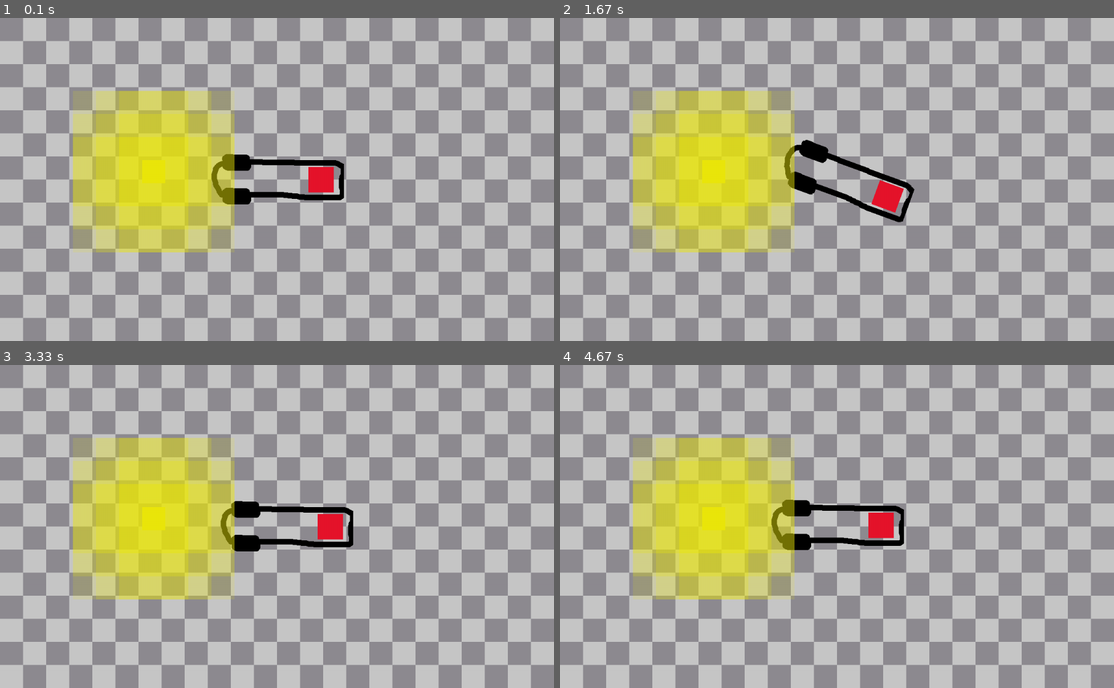
Above: before the commit, frames 1-4 (two rows, left to right).
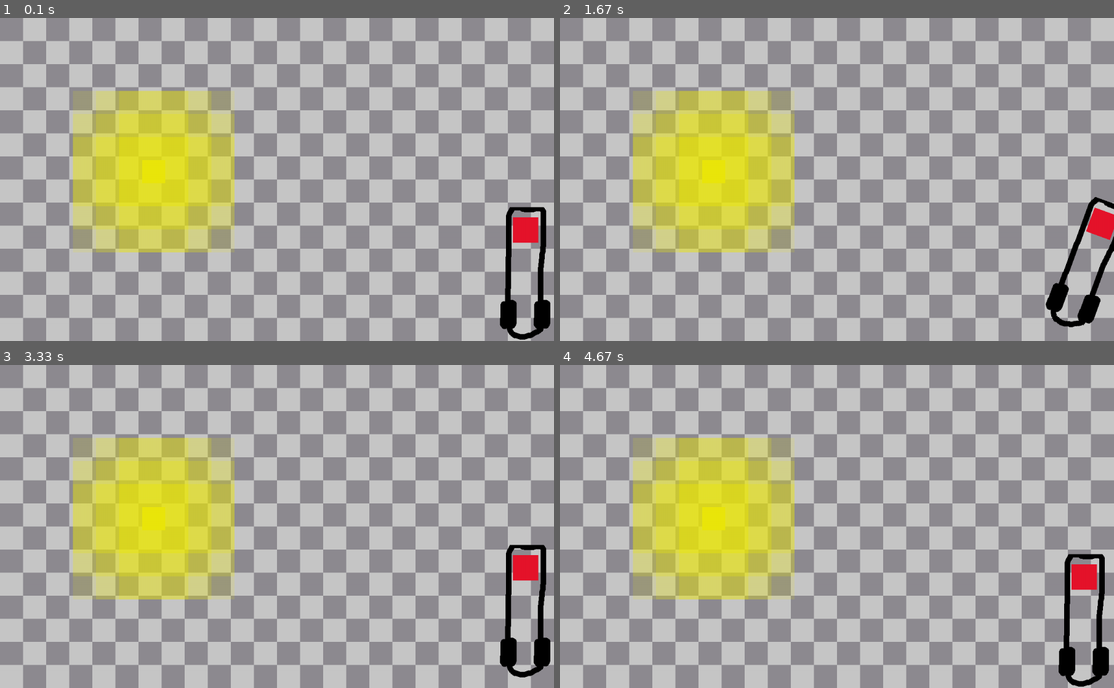
Above: after the commit, the same moments.

Repository: srchd/braitenberg
Game: pygame game, started from main.py
Two runs of this game, one before a commit and one after it. Both use one fixed random seed, a clock stepped at 60 frames per second and the inputs below.
Inputs:
- Up to frame 1 (0.1 s): no input
- Up to frame 2 (1.67 s): hold D 0.33-0.8 s; hold W 0.83-1.13 s; hold D 1.17-1.63 s
- Up to frame 3 (3.33 s): hold A 1.67-2.2 s; hold S 2.23-2.53 s; hold A 2.57-2.97 s; hold W from 3 s (still down)
- Up to frame 4 (4.67 s): release W at 3.37 s; hold D 3.4-4.03 s; hold S 4.07-4.43 s; hold A from 4.47 s (still down)

The runs differ from the first frame. In frame 1, 3.4% of the frame differs, in the area x 38-100%, y 42-100%; in frame 2, 3.3%; in frame 3, 3.4%, in the area x 39-100%, y 42-97%; in frame 4, 3.4%.

Commit message:
Cleanup and some clean code refactoring.

Diff:
--- a/lib/objects/__init__.py
+++ b/lib/objects/__init__.py
@@ -1 +1,3 @@
-__all__ = ['Car']
+__all__ = ['Car',
+           'Controller',
+           'LightSource']
--- a/lib/objects/car.py
+++ b/lib/objects/car.py
@@ -6,13 +6,30 @@
 
 
 class Car(DrawableObject):
-    def __init__(self, x, y, img_path, surface: pygame.Surface) -> None:
+    def __init__(self, x: int, y: int, img_path: str) -> None:
+        """
+        Initializes the Car class.
+        Calls the parent 'DrawableObject' constructor.
+        Sets the X and Y position, so the car starts at the bottom right corner.
+
+        Parameters:
+            x (int): X position of the object.
+            y (int): Y position of the object.
+            img_path (str): The path to the image which represents the object.
+        """
         super().__init__(x, y, img_path)
 
-        self.x = surface.get_width() / 2 # - self.img.get_height() / 2
-        self.y = surface.get_height() / 2 # - self.img.get_width() / 2
+        self.x -= self.img.get_height() / 2
+        self.y -= self.img.get_width() / 2
+        self.rotation = 90
 
-    def draw(self, surface: pygame.Surface):
+    def draw(self, surface: pygame.Surface) -> None:
+        """
+        Draws the car
+
+        Parameters:
+            surface (pygame.Surface): The surface where the car should be drawn.
+        """
         rotated_img = pygame.transform.rotate(self.img, self.rotation)
 
         new_rect = rotated_img.get_rect()
@@ -21,6 +38,18 @@
 
         surface.blit(rotated_img, new_rect)
 
-    def move(self, vel):
+        return
+
+    def move(self, vel: int) -> None:
+        """
+        Moves the car.
+
+        Parameters:
+            vel (int): The unit (in pixel) the car goes forward/backward.
+                        If the value is > 0, the car goes backwards.
+                        If the value is < 0, the car goes forwards.
+        """
         self.x += vel * math.cos(math.radians(self.rotation + 180))
         self.y -= vel * math.sin(math.radians(self.rotation + 180))
+
+        return
--- a/lib/objects/controller.py
+++ b/lib/objects/controller.py
@@ -5,11 +5,30 @@
 
 class Controller(DrawableObject):
     def __init__(self, x, y, img_path) -> None:
+        """
+        Initializes the Controller class.
+        Calls the parent 'DrawableObject' constructor.
+
+        Parameters:
+            x (int): X position of the object.
+            y (int): Y position of the object.
+            img_path (str): The path to the image which represents the object.
+        """
         super().__init__(x, y, img_path)
 
     def draw(self, car: Car) -> None:
+        """
+        Draws the Controller.
+
+        Parameters:
+            car (Car): The car where the Controller is drawn.
+        """
         new_rect = self.img.get_rect()
+
+        # "Randomly" selected positions related to the car
         new_rect.centerx = 240
         new_rect.centery = 62
 
         car.img.blit(self.img, new_rect)
+
+        return
--- a/lib/objects/drawable_object.py
+++ b/lib/objects/drawable_object.py
@@ -1,11 +1,18 @@
 import pygame
-from abc import ABC
 
 class DrawableObject:
     """
     Parent class of all drawable objects
     """
-    def __init__(self, x, y, img_path) -> None:
+    def __init__(self, x: int, y: int, img_path: str) -> None:
+        """
+        Initializes the DrawableObject class.
+
+        Parameters:
+            x (int): X position of the object.
+            y (int): Y position of the object.
+            img_path (str): The path to the image which represents the object.
+        """
         self.x = x
         self.y = y
         self.img_path = img_path
@@ -14,9 +21,18 @@
         self._load_object_image()
 
     def _load_object_image(self) -> None:
+        """Loads the image and saves it as a pygame object."""
         self.img = pygame.image.load(self.img_path)
 
-    def rotate_object(self, rotation) -> None:
+    def rotate_object(self, rotation: int) -> None:
+        """
+        Rotates the object.
+
+        Parameters:
+            rotation (int): The amount the object has to be rotated.
+                            If the value is > 0, rotation is counter-clockwise.
+                            If the value is < 0, the rotation is clockwise.
+        """
         self.rotation += rotation
         if self.rotation > 360:
             self.rotation -= 360
--- a/lib/objects/light_source.py
+++ b/lib/objects/light_source.py
@@ -7,25 +7,39 @@
 
 class LightSource(DrawableObject):
     def __init__(self, x, y, img_path, radius) -> None:
+        """
+        Initializes the LightSource class.
+        Calls the parent 'DrawableObject' constructor.
+        Sets the radius and the alpha-array to create a fading effect.
+
+        Parameters:
+            x (int): X position of the object.
+            y (int): Y position of the object.
+            img_path (str): The path to the image which represents the object.
+        """
         super().__init__(x, y, img_path)
 
         self.radius = radius
+        # size = radius * 2 + 1 -> the length of the rectangle
+        self.alpha_array = create_multi_dimensional_fading_array(self.radius * 2 + 1, 255, 125)
 
-    def draw(self, surface: pygame.Surface, scaling_factor) -> None:
+    def draw(self, surface: pygame.Surface, scaling_factor: float) -> None:
+        """
+        Draws the LightSource.
+
+        Parameters:
+            surface (pygame.Surface): The surface where the LightSource should be drawn.
+            scaling_factor (float): Represents how much should we scale up the image.
+        """
+
+        # Scaling up the image
         image_width = 1.0
         image_height = 1.0
         base_image_width = int(image_width * scaling_factor)
         base_image_height = int(image_height * scaling_factor)
         light_source = pygame.transform.scale(self.img, (base_image_width, base_image_height))
 
-        new_rect = light_source.get_rect()
-        new_rect.centerx = self.x
-        new_rect.centery = self.y
-
-        surface.blit(light_source, new_rect)
-
-        alpha_array = create_multi_dimensional_fading_array(self.radius * 2 + 1, 255, 125)
-
+        # Setting the values for the loop
         start_x = int((self.x - light_source.get_width() / 2) - self.radius * light_source.get_width())
         start_y = int((self.y - light_source.get_height() / 2) - self.radius * light_source.get_height())
 
@@ -34,5 +48,11 @@
 
         for x in range(start_x, end_x, light_source.get_width()):
             for y in range(start_y, end_y, light_source.get_height()):
-                light_source.set_alpha(alpha_array[int((x - start_x) / light_source.get_width()), int((y - start_y) / light_source.get_width())])
+                alpha_x = int((x - start_x) / light_source.get_width())
+                alpha_y = int((y - start_y) / light_source.get_width())
+
+                light_source.set_alpha(self.alpha_array[alpha_x, alpha_y])
+
                 surface.blit(light_source, (x, y))
+
+        return
--- a/lib/pygame_plotter.py
+++ b/lib/pygame_plotter.py
@@ -1,13 +1,24 @@
 import pygame
 
-def draw_checkerboard_background(surface: pygame.Surface, checkerboard_image, scaling_factor):
+def draw_checkerboard_background(surface: pygame.Surface, checkerboard_image: pygame.Surface, scaling_factor: float) -> None:
+    """
+    Draws the checkerboard background from the 2x2 (in pixel) image.
+
+    Parameters:
+        surface (pygame.Surface): The surface where the checkerboard should be drawn.
+        checkerboard_image (pygame.Surface): The loaded image of the background.
+        scaling_factor (float): Represents how much should we scale up the image.
+    """
+
+    # Scaling up the image
     image_width = 2.0
     image_height = 2.0
     base_image_width = int(image_width * scaling_factor)
     base_image_height = int(image_height * scaling_factor)
     checkerboard = pygame.transform.scale(checkerboard_image, (base_image_width, base_image_height))
 
-    # x_start
     for x in range(0, surface.get_width(), checkerboard.get_width()):
         for y in range(0, surface.get_height(), checkerboard.get_height()):
             surface.blit(checkerboard, (x, y))
+
+    return
--- a/lib/utils.py
+++ b/lib/utils.py
@@ -1,6 +1,18 @@
 import numpy as np
 
-def create_multi_dimensional_fading_array(size, center_value, min_value):
+def create_multi_dimensional_fading_array(size: int, center_value: int, min_value: int) -> list:
+    """
+    Creates a 2x2 array, where the center has the max value, and the values are evenly lower 'outwards'.
+
+    Parameters:
+        size (int): The size of the array.
+        center_value (int): Starting value of the fading.
+        min_value (int): Minimum value of the fading.
+
+    Returns:
+        array (list): 2D fading-from-center array
+    """
+
     # Create a 3x3 array with zeros
     array = np.zeros((size, size), dtype=int)
 
@@ -14,44 +26,15 @@
     step_size = (center_value - min_value) / center_position
 
     # Populate the array with evenly spaced values from the center
-    # for i in range(center_position + 1):
-    #     value = int(center_value - i * step_size)
-
-    #     # Update the values in the four quadrants
-    #     array[center_position - i: center_position + i + 1, :] = value
-    #     array[:, center_position - i: center_position + i + 1] = value
-
-
-    # for i in range(center_position + 1):
-    #     value = int(center_value - i * step_size)
-
-    #     # Update the values in the four quadrants
-    #     array[center_position - i: center_position + i + 1, center_position - i: center_position + i + 1] = value
-    #     array[center_position - i: center_position + i + 1, center_position - i: center_position + i + 1] = value
-
-    # for i in range(center_position + 1):
-    #     value = int(center_value - i * step_size)
-    #     array[center_position - i: center_position + i + 1, center_position - i: center_position + i + 1] = value
-
-    # for i in range(center_position):
-    #     array[center_position - i - 1, center_position] = int(center_value - (i + 1) * step_size)  # left
-    #     array[center_position + i + 1, center_position] = int(center_value - (i + 1) * step_size)  # right
-    #     array[center_position, center_position - i - 1] = int(center_value - (i + 1) * step_size)  # up
-    #     array[center_position, center_position + i + 1] = int(center_value - (i + 1) * step_size)  # down
-    #     array[center_position - i - 1, center_position - i - 1] = int(center_value - (i + 1) * step_size)
-    #     array[center_position - i - 1, center_position + i + 1] = int(center_value - (i + 1) * step_size)
-    #     array[center_position + i + 1, center_position - i - 1] = int(center_value - (i + 1) * step_size)
-    #     array[center_position + i + 1, center_position + i + 1] = int(center_value - (i + 1) * step_size)
-
     for x in range(center_position):
         for y in range(center_position):
             array[center_position - x - 1, center_position] = int(center_value - (x + 1) * step_size)  # left
             array[center_position + x + 1, center_position] = int(center_value - (x + 1) * step_size)  # right
             array[center_position, center_position - y - 1] = int(center_value - (y + 1) * step_size)  # up
             array[center_position, center_position + y + 1] = int(center_value - (y + 1) * step_size)  # down
-            array[center_position - x - 1, center_position - y - 1] = int(center_value - (x + y + 1) * step_size)
-            array[center_position - x - 1, center_position + y + 1] = int(center_value - (x + y + 1) * step_size)
-            array[center_position + x + 1, center_position - y - 1] = int(center_value - (x + y + 1) * step_size)
-            array[center_position + x + 1, center_position + y + 1] = int(center_value - (x + y + 1) * step_size)
+            array[center_position - x - 1, center_position - y - 1] = int(center_value - (x + y + 1) * step_size) # left-up
+            array[center_position - x - 1, center_position + y + 1] = int(center_value - (x + y + 1) * step_size) # left-down
+            array[center_position + x + 1, center_position - y - 1] = int(center_value - (x + y + 1) * step_size) # right-up
+            array[center_position + x + 1, center_position + y + 1] = int(center_value - (x + y + 1) * step_size) # right-down
 
     return array
--- a/windows/main_window.py
+++ b/windows/main_window.py
@@ -10,6 +10,13 @@
 
 class MainWindow:
     def __init__(self, size: tuple=(500, 500), title: str='Braitenberg Vehicle') -> None:
+        """
+        Initializes the MainWindow class.
+
+        Parameters:
+            size (tuple): Width and Height values for the window.
+            title (str): Window title.
+        """
         self.size = size
         self.title = title
         self.scaling_factor = float(50)
@@ -21,7 +28,6 @@
     def _initialize_pygame_window(self) -> None:
         self.surface = pygame.display.set_mode(self.size)
         pygame.display.set_caption(self.title)
-        # self.surface.fill((113, 113, 113))
 
     def _load_checkerboard_image(self) -> None:
         path_to_image = 'images/checkerboard.png'
@@ -29,9 +35,9 @@
 
     def _load_objects(self) -> None:
         path_to_car = 'images/car.png'
-        car_x = 0  # self.surface.get_width() / 2
-        car_y = 0  # self.surface.get_height() / 2
-        self.car = Car(car_x, car_y, path_to_car, self.surface)
+        car_x = self.surface.get_width()
+        car_y = self.surface.get_height()
+        self.car = Car(car_x, car_y, path_to_car)
 
         path_to_controller = 'images/controller.png'
         self.controller = Controller(0, 0, path_to_controller)
@@ -40,6 +46,10 @@
         self.light_source = LightSource(333, 333, path_to_light_source, 3)
 
     def run(self) -> None:
+        """
+        Main function, which runs the simulation.
+        This will be in a infinite-loop, until the 'X' pressed on the window.
+        """
         finished = False
 
         pygame.init()
